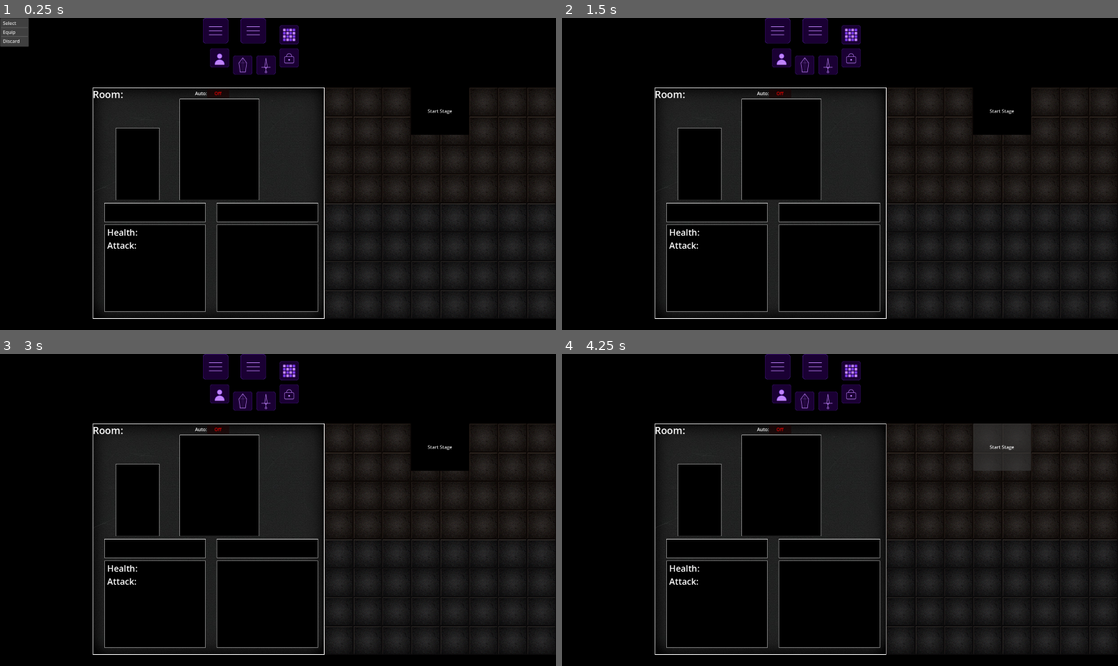
Above: before the commit, frames 1-4 (two rows, left to right).
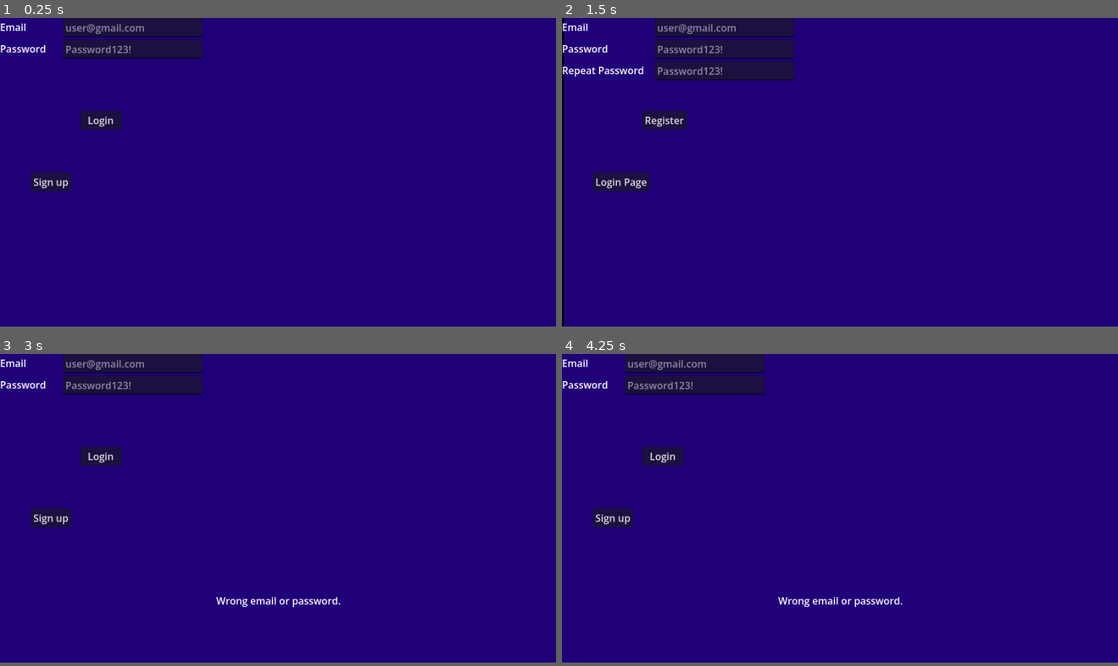
Above: after the commit, the same moments.

Repository: PM-Micael/Project-Dungeon-Life
Game: Godot game, scene res://Scenes/Clients/Main/Login/login_client.tscn
The game is run twice, just before and just after one commit, with the same random seed, the same clock (stepped at 60 frames per second) and the same inputs. Before the commit the project starts from res://Scenes/Clients/Main/main_client.tscn.
Inputs (mouse positions are in pixels of both pictures, inside the frame that each line leads up to):
- Up to frame 1 (0.25 s): no input
- Up to frame 2 (1.5 s): click (662, 120) at 0.5 s, where only the run after the commit has a clickable "Login"; click (612, 183) at 1.25 s, where only the run after the commit has a clickable "Sign up"
- Up to frame 3 (3 s): click (100, 456) at 2 s, where only the run after the commit has a clickable "Register"; click (61, 519) at 2.75 s, where only the run after the commit has a clickable "Login Page"
- Up to frame 4 (4.25 s): click (1001, 447) at 3.5 s, where only the run before the commit has a clickable "Start Stage"
In our replay, the window is 800x449 before the commit and 800x444 after it. These sizes can differ from the game's own. Grey fills any space a smaller window leaves; there, only what the larger window draws over its background counts as a difference.

The runs differ from the first frame. In frame 1, 99% of the frame differs, in the area x 0-100%, y 0-99%; in frame 2, 98%; in frame 3, 99%; in frame 4, 99%.
Error before the commit: Invalid access to property or key 'user' on a base object of type 'Dictionary'. (res://Data/Globals/player_data.gd:224)
Error after the commit: Invalid access to property or key 'msg' on a base object of type 'Nil'. (res://Scenes/Clients/Main/Login/login.gd:57)

Commit message:
Added RLS for authentication. Improved login / sign up windows.

Diff:
--- a/Data/Globals/local_data.gd
+++ b/Data/Globals/local_data.gd
@@ -3,6 +3,11 @@
 signal local_data_loaded
 
 var local_data_has_loaded: bool
+
+const DISPLAY_MODE = {
+	BORDERLESS = "borderless",
+	WINDOWED = "windowed"
+}
 
 var settings: Dictionary = {
 	"auto_advance": false,
@@ -11,6 +16,9 @@
 		"volume_sfx": 1.0,
 		"volume_music": 1.0
 	},
+	"display": {
+
+	}
 }
 
 func load_local_data():
@@ -18,7 +26,27 @@
 	local_data_has_loaded = true
 	local_data_loaded.emit()
 
-func apply_settings(_settings: Dictionary):
+func apply_settings():
+	settings = {
+		"auto_advance":false,
+		"display": {
+			"display_mode": DISPLAY_MODE.BORDERLESS
+		},
+		"audio":{
+			"volume_master":1.0,"volume_music":3.0,"volume_sfx":1.0
+		},
+	}
+
+	var window = get_window()
+	window.borderless = settings["display"]["display_mode"] == DISPLAY_MODE.BORDERLESS
+	window.size = Vector2(1919, 1079)
+	window.transient = true
+	window.always_on_top = true
+
+	var viewport := get_viewport()
+	viewport.transparent_bg = true
+
+func apply_new_settings(_settings: Dictionary):
 	for setting in _settings.keys():
 		settings[setting] = _settings[setting]
 	print(str(settings))
--- a/Data/Globals/player_data.gd
+++ b/Data/Globals/player_data.gd
@@ -203,6 +203,7 @@
 	http.request_completed.connect(func(result, code, headers, body):
 		print("HTTP:", code)
 		print(body.get_string_from_utf8())
+		print()
 	)
 
 	var url = Auth.SUPABASE_URL + "/rest/v1/players"
@@ -218,30 +219,7 @@
 	player_data_has_saved = true
 
 func load_player_data():
-	#await Auth.register_test_user()
-	var login_result = await Auth.login_user(Auth.TEST_EMAIL, Auth.TEST_PASSWORD)
-
-	player_id = login_result["user"]["id"]
-
 	print("Id: " + player_id)
-
-	print("Awaited User has registred.")
-
-	#var id_file_path = "res://player_id.txt"
-	#var file = FileAccess.open(id_file_path, FileAccess.READ)
-#
-	#if file:
-		#var stored_id = file.get_as_text().strip_edges()
-		#file.close()
-#
-		#if stored_id != "":
-			#player_id = stored_id
-		#else:
-			#player_id = Auth.generate_guid()
-			#Auth.write_player_id(player_id)
-	#else:
-		#player_id = Auth.generate_guid()
-		#Auth.write_player_id(player_id)
 
 	var url = Auth.SUPABASE_URL + "/rest/v1/players?id=eq." + player_id + "&select=data"
 
--- a/Data/Helpers/auth.gd
+++ b/Data/Helpers/auth.gd
@@ -2,9 +2,6 @@
 
 const SUPABASE_URL = "https://mbpsphlldyzzdtrhglbr.supabase.co"
 const SUPABASE_KEY = "sb_publishable_dih5hMaz1q21iRcknN4DDQ_U3qHObWs"
-
-const TEST_EMAIL = "fransisco7117@gmail.com"
-const TEST_PASSWORD = "Micael123!"
 
 var access_token: String = ""
 var refresh_token: String = ""
@@ -56,24 +53,20 @@
 
 	http.queue_free()
 
-	print("Register status:", code)
-	print(response_text)
-
 	var json = JSON.parse_string(response_text)
 
 	if code != 200:
 		return {
 			"success": false,
+			"code": code,
+			"response_text": response_text,
 			"error": json
 		}
 
-	# Save the session
-	access_token = json["access_token"]
-	refresh_token = json["refresh_token"]
-	user_id = json["user"]["id"]
-
 	return {
 		"success": true,
+		"code": code,
+		"response_text": response_text,
 		"user": json["user"]
 	}
 
@@ -115,14 +108,13 @@
 
 	http.queue_free()
 
-	print("Login status:", code)
-	print(response_text)
-
 	var json = JSON.parse_string(response_text)
 
 	if code != 200:
 		return {
 			"success": false,
+			"code": code,
+			"response_text": response_text,
 			"error": json
 		}
 
@@ -133,5 +125,7 @@
 
 	return {
 		"success": true,
+		"code": code,
+		"response_text": response_text,
 		"user": json["user"]
 	}
--- a/Scenes/Clients/Main/Board_Window/board_window.gd
+++ b/Scenes/Clients/Main/Board_Window/board_window.gd
@@ -22,7 +22,7 @@
 
 func _ready() -> void:
 	title = "Board"
-	position = Vector2(1119, 240)
+	position = Vector2(1120, 240)
 	unresizable = true
 	borderless = true
 	always_on_top = true
--- /dev/null
+++ b/Scenes/Clients/Main/Login/login.gd
@@ -0,0 +1,91 @@
+extends Node2D
+
+var main_client_scene: PackedScene = load("res://Scenes/Clients/Main/main_client.tscn")
+
+@onready var email_login_line_edit: LineEdit = $Login/Email/LineEdit
+@onready var email_login_label: Label = $Login/Email/Label
+
+@onready var password_login_line_edit: LineEdit = $Login/Password/LineEdit
+@onready var password_login_label: Label = $Login/Password/Label
+
+@onready var login_button: Button = $Login/LoginButton
+
+@onready var email_register_line_edit: LineEdit = $Register/Email/LineEdit
+@onready var email_register_label: Label = $Register/Email/Label
+
+@onready var password_register_line_edit: LineEdit = $Register/Password/LineEdit
+@onready var password_register_label: Label = $Register/Password/Label
+
+@onready var repeat_password_register_line_edit: LineEdit = $Register/RepeatPassword/LineEdit
+@onready var repeat_password_register_label: Label = $Register/RepeatPassword/Label
+
+@onready var register_button: Button = $Register/RegisterButton
+
+@onready var register_page_button: Button = $Login/RegisterPageButton
+@onready var login_page_button: Button = $Register/LoginPageButton
+
+@onready var register_error_label: Label = $Register/ErrorLabel
+@onready var login_error_label: Label = $Login/ErrorLabel
+
+func _ready() -> void:
+	login_button.pressed.connect(login_button_pressed)
+	login_page_button.pressed.connect(change_window.bind("Login"))
+	register_button.pressed.connect(register_button_pressed)
+	register_page_button.pressed.connect(change_window.bind("Register"))
+
+func change_window(window_type: String):
+	match window_type:
+		"Login":
+			get_node("Login").visible = true
+			get_node("Register").visible = false
+		"Register":
+			get_node("Register").visible = true
+			get_node("Login").visible = false
+
+func register_button_pressed():
+	var email: String = email_register_line_edit.text
+	var password: String = password_register_line_edit.text
+	var repeat_password: String = repeat_password_register_line_edit.text
+	if password == repeat_password:
+		var result = await Auth.register_user(email, password)
+		var code = result["code"]
+		if code >= 200 and code <= 299:
+			login(email, password)
+			return
+
+		var response = JSON.parse_string(result["response_text"])
+		var msg = response["msg"]
+
+		register_error_label.text = msg
+		register_error_label.visible = true
+
+	else:
+		register_error_label.text = "Password must mach"
+		register_error_label.visible = true
+
+func login_button_pressed():
+	var email: String = email_login_line_edit.text
+	var password: String = password_login_line_edit.text
+
+	login(email, password)
+
+func login(email: String, password: String):
+	var result = await Auth.login_user(email, password)
+
+	var code = result["code"]
+	if code >= 200 and code <= 299:
+		PlayerData.player_id = result["user"]["id"]
+		LocalData.settings["display"]["display_mode"] = LocalData.DISPLAY_MODE.BORDERLESS
+
+		LocalData.apply_settings()
+
+		var main_client: MainClient = main_client_scene.instantiate()
+		await get_tree().create_timer(0.1).timeout
+		get_tree().root.add_child(main_client)
+		get_tree().current_scene.queue_free()
+		get_tree().current_scene = main_client
+		print(result["response_text"])
+	else:
+		print(result["response_text"])
+		login_error_label.text = "Wrong email or password."
+		login_error_label.visible = true
--- /dev/null
+++ b/Scenes/Clients/Main/Login/login_client.tscn
@@ -0,0 +1,145 @@
+[gd_scene format=3 uid="uid://piydve1f2eu3"]
+
+[ext_resource type="Script" uid="uid://1nuto8qhqvrf" path="res://Scenes/Clients/Main/Login/login.gd" id="1_ds2c3"]
+
+[node name="LoginClient" type="Node2D" unique_id=1481915282]
+script = ExtResource("1_ds2c3")
+
+[node name="Login" type="Node2D" parent="." unique_id=646405559]
+
+[node name="Style" type="Node2D" parent="Login" unique_id=277956405]
+
+[node name="ColorRect" type="ColorRect" parent="Login/Style" unique_id=696057583]
+offset_right = 900.0
+offset_bottom = 500.0
+color = Color(0.12156863, 0, 0.47058824, 1)
+
+[node name="Email" type="Node2D" parent="Login" unique_id=1282183953]
+
+[node name="LineEdit" type="LineEdit" parent="Login/Email" unique_id=368951970]
+offset_left = 102.0
+offset_right = 328.0
+offset_bottom = 31.0
+placeholder_text = "user@gmail.com"
+
+[node name="Label" type="Label" parent="Login/Email" unique_id=1278632427]
+offset_right = 49.0
+offset_bottom = 29.0
+text = "Email"
+vertical_alignment = 1
+
+[node name="Password" type="Node2D" parent="Login" unique_id=987158733]
+position = Vector2(0, 35)
+
+[node name="LineEdit" type="LineEdit" parent="Login/Password" unique_id=1442517944]
+offset_left = 102.0
+offset_right = 328.0
+offset_bottom = 31.0
+placeholder_text = "Password123!"
+
+[node name="Label" type="Label" parent="Login/Password" unique_id=439726492]
+offset_right = 49.0
+offset_bottom = 29.0
+text = "Password"
+vertical_alignment = 1
+
+[node name="LoginButton" type="Button" parent="Login" unique_id=1568368474]
+offset_left = 130.0
+offset_top = 150.0
+offset_right = 197.0
+offset_bottom = 181.0
+text = "Login"
+
+[node name="RegisterPageButton" type="Button" parent="Login" unique_id=161741016]
+offset_left = 50.0
+offset_top = 250.0
+offset_right = 115.0
+offset_bottom = 281.0
+text = "Sign up"
+
+[node name="ErrorLabel" type="Label" parent="Login" unique_id=1940508905]
+visible = false
+offset_left = 1.0
+offset_top = 388.0
+offset_right = 902.0
+offset_bottom = 411.0
+text = "Error"
+horizontal_alignment = 1
+
+[node name="Register" type="Node2D" parent="." unique_id=46695619]
+visible = false
+
+[node name="Style" type="Node2D" parent="Register" unique_id=1553786050]
+
+[node name="ColorRect" type="ColorRect" parent="Register/Style" unique_id=241422962]
+offset_left = 3.0
+offset_right = 903.0
+offset_bottom = 500.0
+color = Color(0.12156863, 0, 0.47058824, 1)
+
+[node name="Email" type="Node2D" parent="Register" unique_id=958074058]
+
+[node name="LineEdit" type="LineEdit" parent="Register/Email" unique_id=1932158496]
+offset_left = 150.0
+offset_right = 376.0
+offset_bottom = 31.0
+placeholder_text = "user@gmail.com"
+
+[node name="Label" type="Label" parent="Register/Email" unique_id=1023794285]
+offset_right = 49.0
+offset_bottom = 29.0
+text = "Email"
+vertical_alignment = 1
+
+[node name="Password" type="Node2D" parent="Register" unique_id=829412677]
+position = Vector2(0, 35)
+
+[node name="LineEdit" type="LineEdit" parent="Register/Password" unique_id=1852805824]
+offset_left = 150.0
+offset_right = 376.0
+offset_bottom = 31.0
+placeholder_text = "Password123!"
+
+[node name="Label" type="Label" parent="Register/Password" unique_id=435089895]
+offset_right = 49.0
+offset_bottom = 29.0
+text = "Password"
+vertical_alignment = 1
+
+[node name="RepeatPassword" type="Node2D" parent="Register" unique_id=136272651]
+position = Vector2(0, 70)
+
+[node name="LineEdit" type="LineEdit" parent="Register/RepeatPassword" unique_id=778850384]
+offset_left = 150.0
+offset_right = 376.0
+offset_bottom = 31.0
+placeholder_text = "Password123!"
+
+[node name="Label" type="Label" parent="Register/RepeatPassword" unique_id=145346582]
+offset_right = 133.0
+offset_bottom = 29.0
+text = "Repeat Password"
+vertical_alignment = 1
+
+[node name="RegisterButton" type="Button" parent="Register" unique_id=1457766869]
+offset_left = 130.0
+offset_top = 150.0
+offset_right = 202.0
+offset_bottom = 181.0
+text = "Register"
+
+[node name="LoginPageButton" type="Button" parent="Register" unique_id=1769737400]
+offset_left = 50.0
+offset_top = 250.0
+offset_right = 100.0
+offset_bottom = 281.0
+text = "Login Page"
+
+[node name="ErrorLabel" type="Label" parent="Register" unique_id=99324753]
+visible = false
+offset_left = 1.0
+offset_top = 388.0
+offset_right = 902.0
+offset_bottom = 411.0
+text = "Error"
+horizontal_alignment = 1
--- a/Scenes/Clients/Main/Run_Manager/inventory_window.gd
+++ b/Scenes/Clients/Main/Run_Manager/inventory_window.gd
@@ -23,7 +23,7 @@
 }
 
 func _ready() -> void:
-	title = "Inveentory"
+	title = "Inventory"
 	position = Vector2(320, 240)
 	unresizable = true
 	borderless = true
--- a/Scenes/Clients/Main/Run_Manager/run_manager.tscn
+++ b/Scenes/Clients/Main/Run_Manager/run_manager.tscn
@@ -15,7 +15,7 @@
 
 [node name="BoardWindow" type="Window" parent="." unique_id=17590501]
 oversampling_override = 1.0
-position = Vector2i(0, 36)
+position = Vector2i(546, 36)
 size = Vector2i(800, 800)
 script = ExtResource("2_rsedy")
 
@@ -23,7 +23,7 @@
 
 [node name="InventoryWindow" type="Window" parent="." unique_id=1361579765]
 oversampling_override = 1.0
-position = Vector2i(0, 36)
+position = Vector2i(320, 36)
 size = Vector2i(800, 800)
 script = ExtResource("4_ncke1")
 
--- a/Scenes/Clients/Main/Settings/settings.gd
+++ b/Scenes/Clients/Main/Settings/settings.gd
@@ -93,5 +93,5 @@
 			"volume_music": float(music_line_edit.text)
 		}
 	}
-	LocalData.apply_settings(settings)
+	LocalData.apply_new_settings(settings)
 	_initialize_data()
--- a/Scenes/Clients/Main/main_client.gd
+++ b/Scenes/Clients/Main/main_client.gd
@@ -47,6 +47,7 @@
 var one_was_pressed := false
 
 func _ready() -> void:
+	_apply_settings()
 	polygon_window = CollisionPolygon2D.new()
 	get_window().mouse_passthrough_polygon = polygon_window.polygon
 	await _initialize_game_data()
@@ -59,6 +60,10 @@
 	if one_pressed and not one_was_pressed:
 		window_manager._activate_menu_hotkey(0)
 	one_was_pressed = one_pressed
+
+func _apply_settings():
+	var window = get_window()
+	window.borderless = true
 
 func _initialize_game_data():
 	PlayerData.load_player_data()
--- a/Scenes/Clients/Main/main_client.tscn
+++ b/Scenes/Clients/Main/main_client.tscn
@@ -46,9 +46,26 @@
 
 [node name="DungeonSelection" parent="DungeonSelectionWindow" unique_id=2059361181 instance=ExtResource("5_b4scl")]
 
+[node name="SettingsWindow" type="Window" parent="." unique_id=2104198798]
+oversampling_override = 1.0
+position = Vector2i(0, 36)
+size = Vector2i(900, 500)
+visible = false
+script = ExtResource("21_o7oc5")
+
+[node name="Settings" parent="SettingsWindow" unique_id=1210921123 instance=ExtResource("22_o7oc5")]
+
+[node name="ProfileWindow" type="Window" parent="." unique_id=509221237]
+oversampling_override = 1.0
+size = Vector2i(320, 500)
+visible = false
+script = ExtResource("18_fbmiu")
+
+[node name="Profile" parent="ProfileWindow" unique_id=65702442 instance=ExtResource("18_qbbx0")]
+
 [node name="WindowManager" type="Window" parent="." unique_id=209614530]
 oversampling_override = 1.0
-position = Vector2i(0, 36)
+position = Vector2i(700, 36)
 size = Vector2i(350, 200)
 script = ExtResource("3_gm5dl")
 
@@ -161,20 +178,3 @@
 offset_right = 40.0
 offset_bottom = 40.0
 texture_normal = ExtResource("6_vblgr")
-
-[node name="ProfileWindow" type="Window" parent="." unique_id=509221237]
-oversampling_override = 1.0
-size = Vector2i(320, 500)
-visible = false
-script = ExtResource("18_fbmiu")
-
-[node name="Profile" parent="ProfileWindow" unique_id=65702442 instance=ExtResource("18_qbbx0")]
-
-[node name="SettingsWindow" type="Window" parent="." unique_id=2104198798]
-oversampling_override = 1.0
-position = Vector2i(0, 36)
-size = Vector2i(900, 500)
-visible = false
-script = ExtResource("21_o7oc5")
-
-[node name="Settings" parent="SettingsWindow" unique_id=1210921123 instance=ExtResource("22_o7oc5")]
--- a/local_data.json
+++ b/local_data.json
@@ -1 +1,9 @@
-{"audio":{"volume_master":1.0,"volume_music":3.0,"volume_sfx":1.0},"auto_advance":false}
+{
+	"auto_advance":false,
+	"display": {
+		"display_mode": "borderless"
+	},
+	"audio":{
+		"volume_master":1.0,"volume_music":3.0,"volume_sfx":1.0
+	},
+}
--- a/project.godot
+++ b/project.godot
@@ -11,7 +11,7 @@
 [application]
 
 config/name="Dungeon Life"
-run/main_scene="uid://cs1d6obtt2nva"
+run/main_scene="uid://piydve1f2eu3"
 config/features=PackedStringArray("4.7", "GL Compatibility")
 boot_splash/bg_color=Color(0, 0, 0, 0)
 boot_splash/image="res://Assets/dungeon-life-icon.ico"
@@ -32,10 +32,8 @@
 
 [display]
 
-window/size/viewport_width=1919
-window/size/viewport_height=1079
-window/size/borderless=true
-window/size/always_on_top=true
+window/size/viewport_width=900
+window/size/viewport_height=500
 window/size/transparent=true
 window/per_pixel_transparency/allowed=true
 window/defaults/default_clear_color=Color(0.3019608, 0.3019608, 0.3019608, 0)
Not shown, changed: Pipeline.txt
Not shown, added: Scenes/Clients/Main/Login/login.gd.uid
Not shown, removed: player_id.txt
